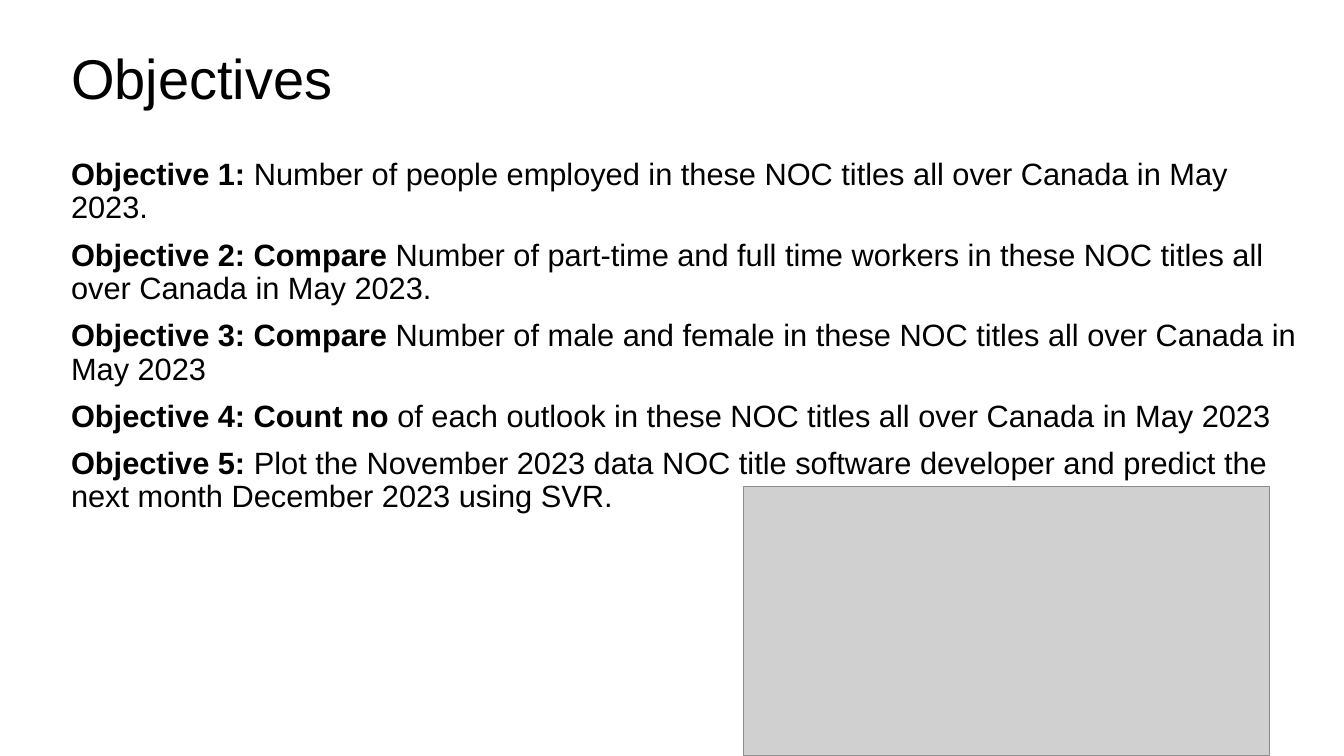
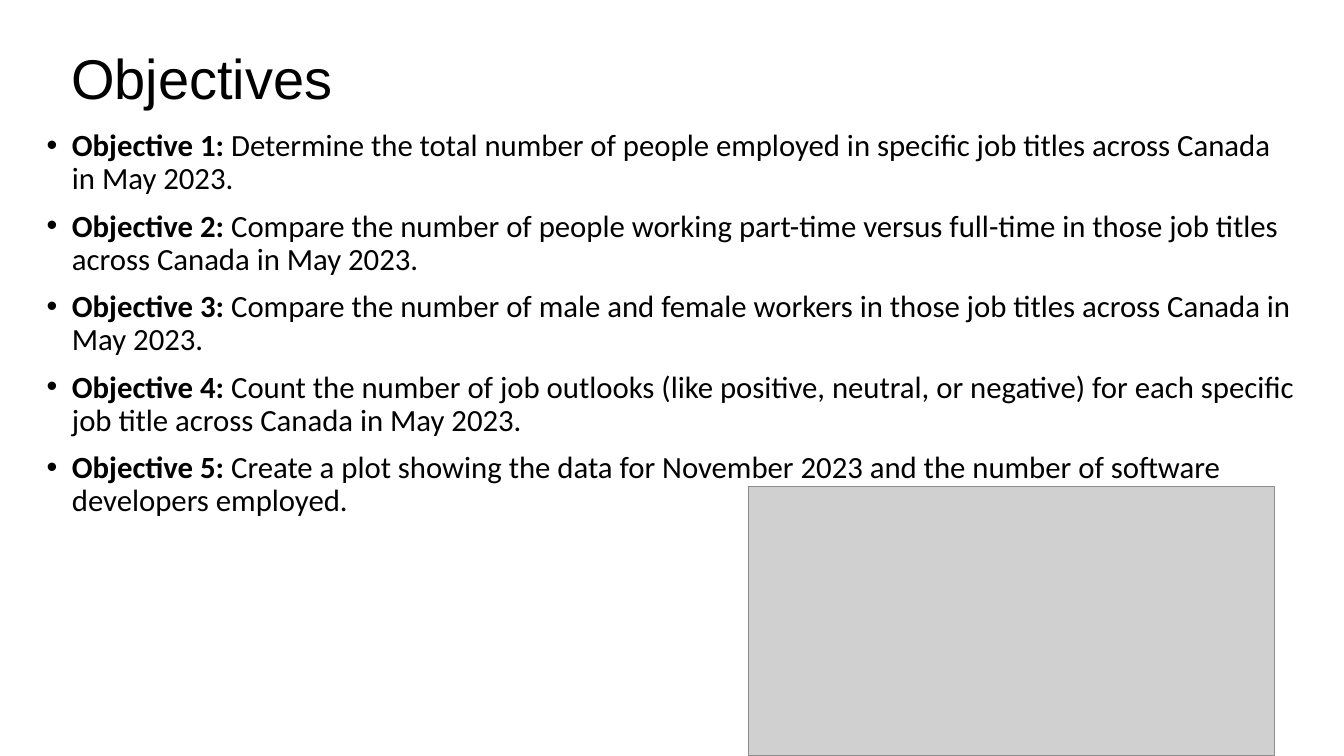
Before and after one commit to rajprasadshrestha/groupassignments, a slide deck: slide 3 of nosqldatabase/Presentation5.pptx. Drawn at 1344x756 pixels with LibreOffice and Linux fonts; fonts in the diff are those of the drawing; grey boxes stand for pictures. Boxes give left, top, right and bottom in pixels: in the first picture for what was removed or moved away, otherwise in the second. Text is boxed around its words. In the diff, an @@ line names an element or a change of style, - is before the commit and + after.

```diff
--- a/nosqldatabase/Presentation5.pptx
+++ b/nosqldatabase/Presentation5.pptx
@@ text at (72,134,1294,516): text changed; font Arial to Calibri @@
-Objective 1: Number of people employed in these NOC titles all over Canada in May 2023.
-Objective 2: Compare Number of part-time and full time workers in these NOC titles all over Canada in May 2023.
-Objective 3: Compare Number of male and female in these NOC titles all over Canada in May 2023
-Objective 4: Count no of each outlook in these NOC titles all over Canada in May 2023
-Objective 5: Plot the November 2023 data NOC title software developer and predict the next month December 2023 using SVR.
+• Objective 1: Determine the total number of people employed in specific job titles across Canada in May 2023.
+• Objective 2: Compare the number of people working part-time versus full-time in those job titles across Canada in May 2023.
+• Objective 3: Compare the number of male and female workers in those job titles across Canada in May 2023.
+• Objective 4: Count the number of job outlooks (like positive, neutral, or negative) for each specific job title across Canada in May 2023.
+• Objective 5: Create a plot showing the data for November 2023 and the number of software developers employed.
@@ picture: place and size @@
-picture at (743,487,1269,756)
+picture at (748,487,1274,756)
```
Also in this commit, not shown: 7 other slides changed, 1 slide added, 2 slides removed, 15 other files.
